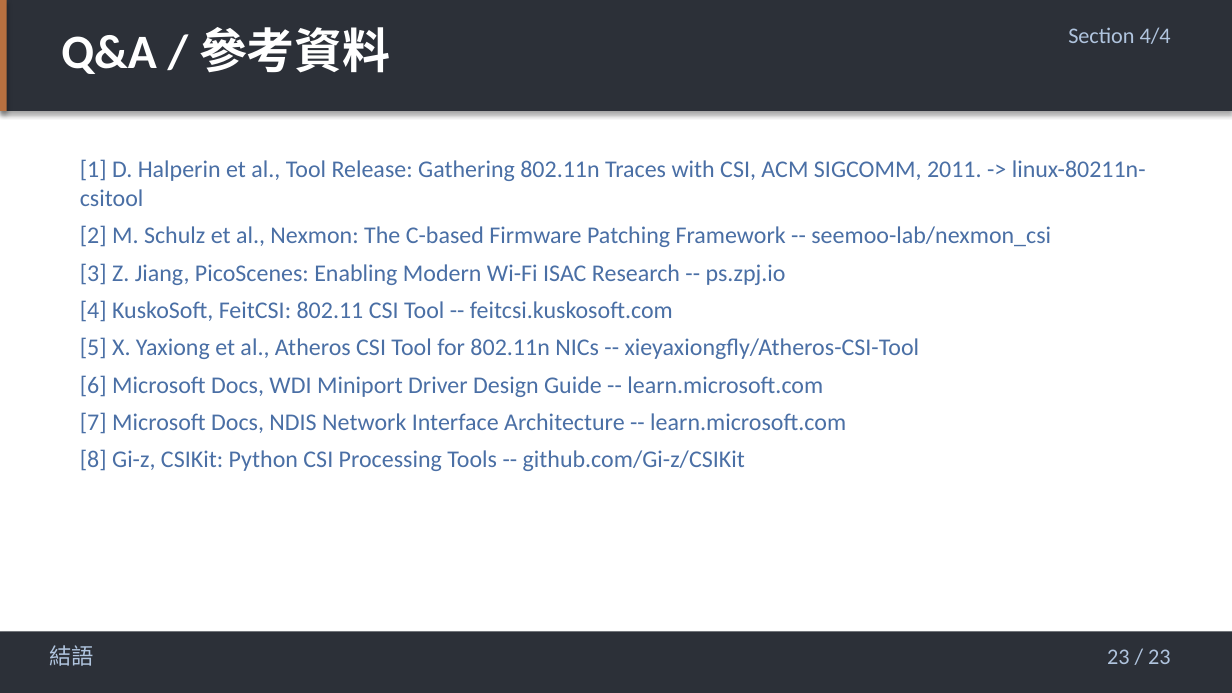
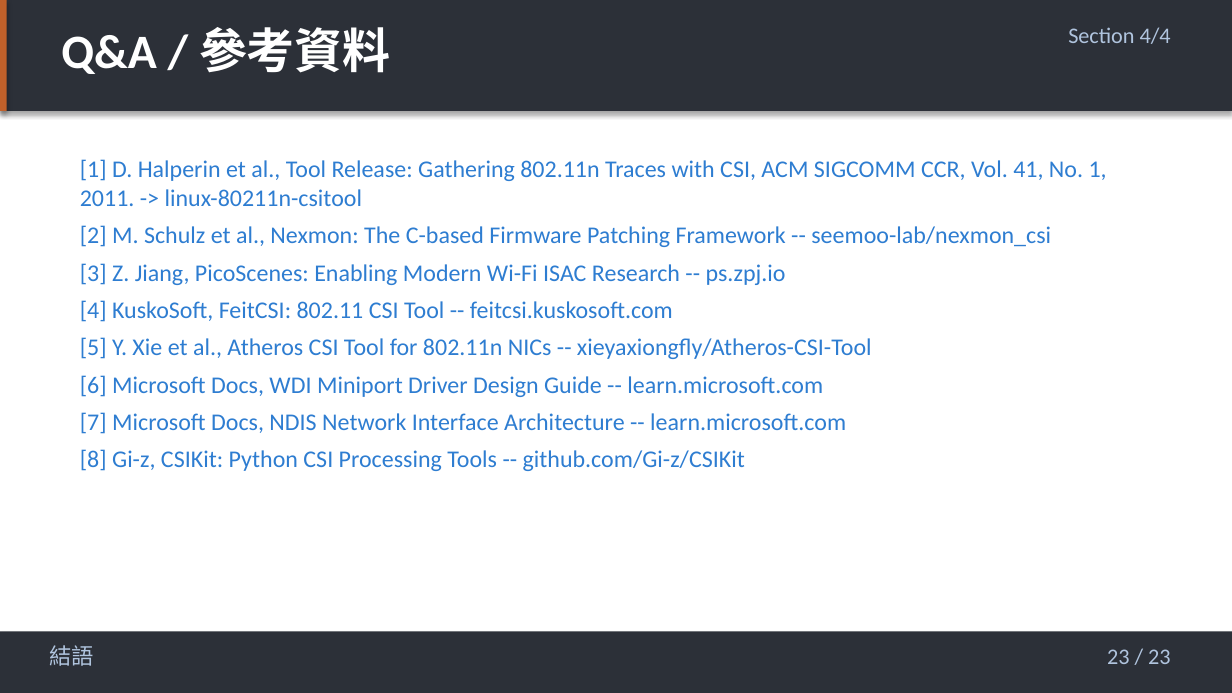
Before and after one commit to jacky92219-cell/network-ppt-project, a slide deck: slide 23 of output/network-card-csi-v5.1-charcoal.pptx. Drawn at 1232x693 pixels with LibreOffice and Linux fonts; fonts in the diff are those of the drawing. Boxes give left, top, right and bottom in pixels: in the first picture for what was removed or moved away, otherwise in the second. Text is boxed around its words. In the diff, an @@ line names an element or a change of style, - is before the commit and + after.

```diff
--- a/output/network-card-csi-v5.1-charcoal.pptx
+++ b/output/network-card-csi-v5.1-charcoal.pptx
@@ rectangle at <box>0,0,7,111</box>: fill #B87040 to #C0602A @@
@@ text at <box>80,159,1107,206</box>: text changed; text colour #4A6FA5 to #2E7DD1 @@
-[1] D. Halperin et al., Tool Release: Gathering 802.11n Traces with CSI, ACM SIGCOMM, 2011. -> linux-80211n-csitool
+[1] D. Halperin et al., Tool Release: Gathering 802.11n Traces with CSI, ACM SIGCOMM CCR, Vol. 41, No. 1, 2011. -> linux-80211n-csitool
@@ text at <box>80,225,1051,471</box>: text colour #4A6FA5 to #2E7DD1 in "[2] M. Schulz et al., Nexmon: The ...", "[3] Z. Jiang, PicoScenes: Enabling Modern Wi-Fi ...", "[4] KuskoSoft, FeitCSI: 802.11 CSI Tool -- ...", "[6] Microsoft Docs, WDI Miniport Driver Design ..." and 2 more places @@
@@ text at <box>80,337,872,359</box>: text changed; text colour #4A6FA5 to #2E7DD1 @@
-[5] X. Yaxiong et al., Atheros CSI Tool for 802.11n NICs -- xieyaxiongfly/Atheros-CSI-Tool
+[5] Y. Xie et al., Atheros CSI Tool for 802.11n NICs -- xieyaxiongfly/Atheros-CSI-Tool
```
Also in this commit, not shown: 22 other slides changed, 1 other file.
